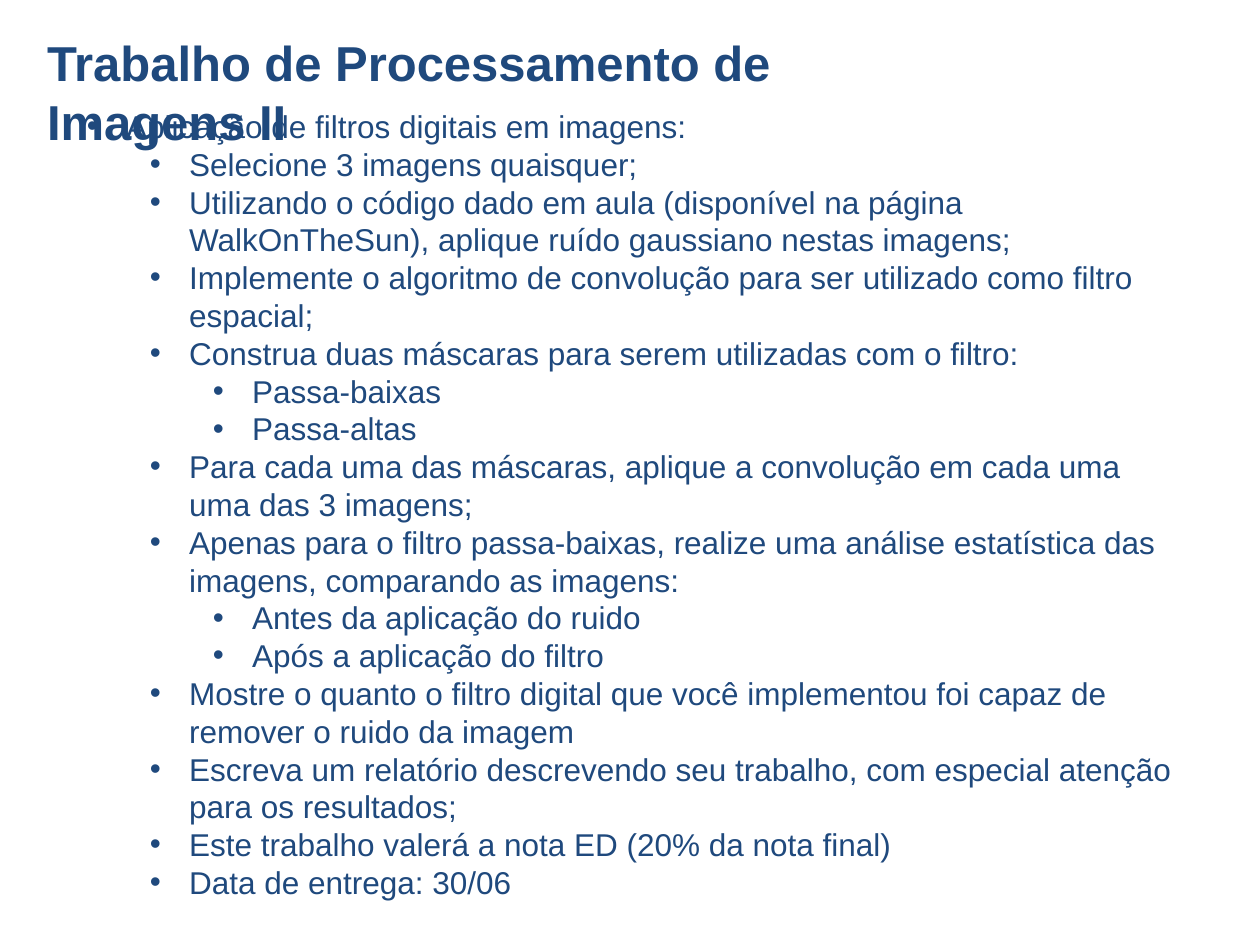
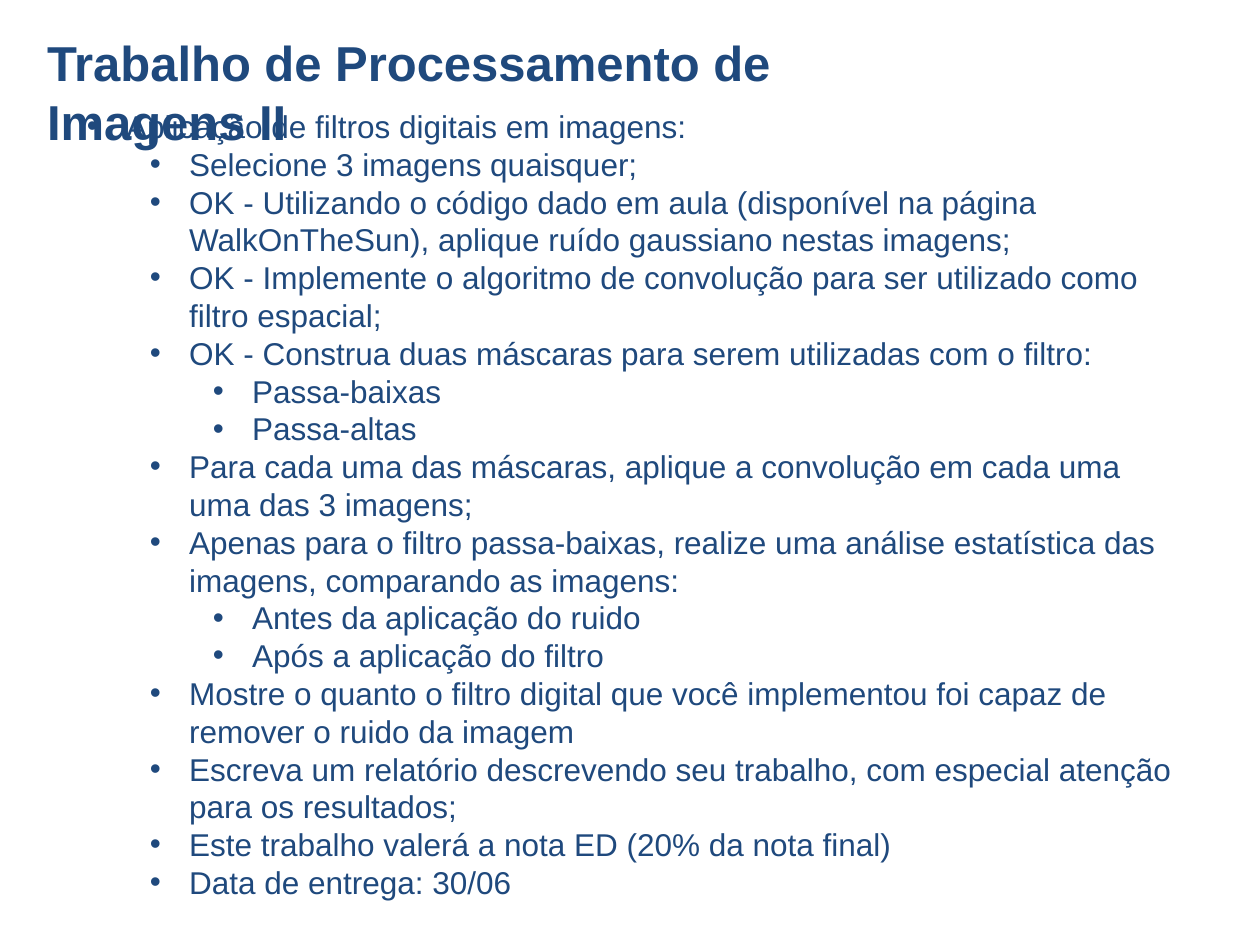
Before and after one commit to victorhos/pi_freemat, a slide deck: slide 1 of Enunciado_Trabalho.pptx.pptx. Drawn at 1260x945 pixels with LibreOffice and Linux fonts; fonts in the diff are those of the drawing; background and template pictures are left out. Boxes give left, top, right and bottom in pixels: in the first picture for what was removed or moved away, otherwise in the second. Text is boxed around its words. In the diff, an @@ line names an element or a change of style, - is before the commit and + after.

```diff
--- a/Enunciado_Trabalho.pptx.pptx
+++ b/Enunciado_Trabalho.pptx.pptx
@@ text at bbox=[189, 190, 1138, 371]: text changed @@
-  • Utilizando o código dado em aula (disponível na página WalkOnTheSun), aplique ruído gaussiano nestas imagens;
-  • Implemente o algoritmo de convolução para ser utilizado como filtro espacial;
-  • Construa duas máscaras para serem utilizadas com o filtro:
+  • OK - Utilizando o código dado em aula (disponível na página WalkOnTheSun), aplique ruído gaussiano nestas imagens;
+  • OK - Implemente o algoritmo de convolução para ser utilizado como filtro espacial;
+  • OK - Construa duas máscaras para serem utilizadas com o filtro:
```
Also in this commit, not shown: 4 other files.
